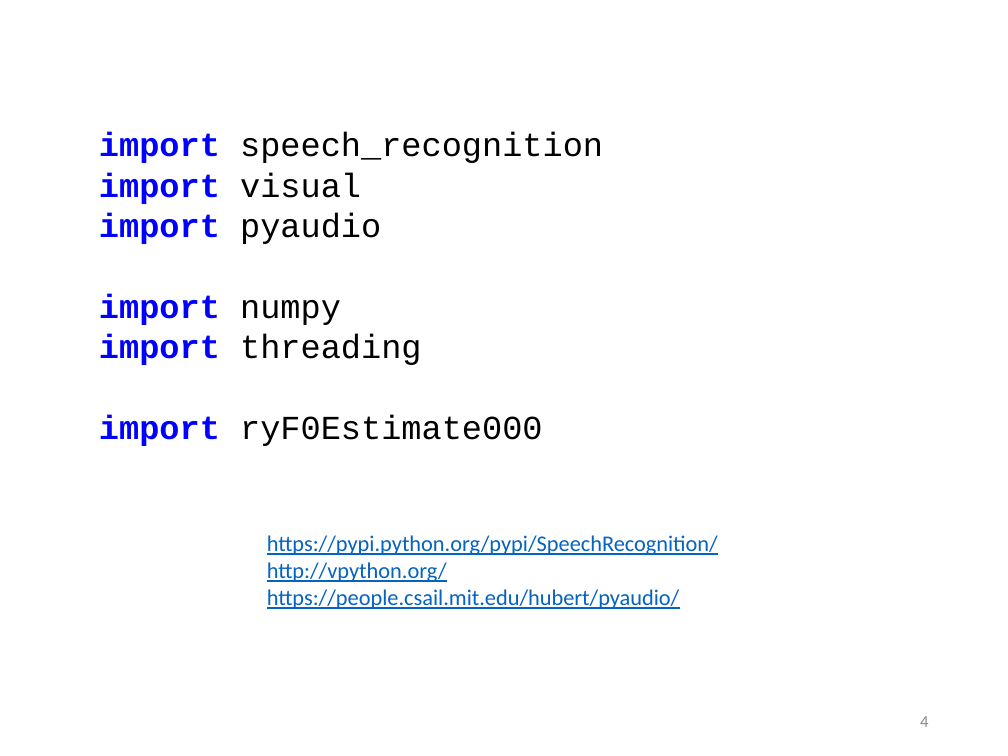
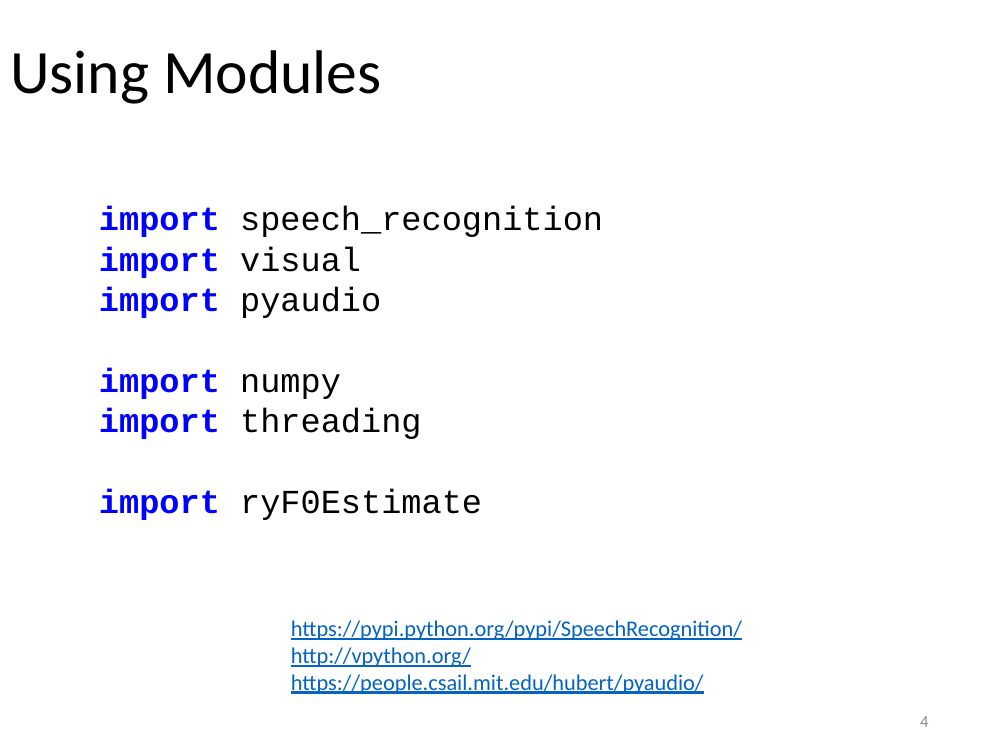
Before and after one commit to renyuanL/multilingualASR, a slide deck: slide 4 of ryMultilingualSongTrans.pptx. Drawn at 1008x756 pixels with LibreOffice and Linux fonts; fonts in the diff are those of the drawing. Boxes give left, top, right and bottom in pixels: in the first picture for what was removed or moved away, otherwise in the second. Text is boxed around its words. In the diff, an @@ line names an element or a change of style, - is before the commit and + after.

```diff
--- a/ryMultilingualSongTrans.pptx
+++ b/ryMultilingualSongTrans.pptx
@@ title added at bbox=[10, 50, 382, 104], 44 pt, text #000000 @@
+Using Modules
@@ text "import speech_recognition": place and size @@
-text "import speech_recognition" at bbox=[99, 132, 603, 446]
+text "import speech_recognition" at bbox=[99, 206, 603, 520]
@@ text at bbox=[99, 488, 482, 520]: text changed @@
-import ryF0Estimate000
+import ryF0Estimate
@@ text "https://pypi.python.org/pypi/SpeechRecognition/": place and size @@
-text "https://pypi.python.org/pypi/SpeechRecognition/" at bbox=[267, 535, 718, 609]
+text "https://pypi.python.org/pypi/SpeechRecognition/" at bbox=[291, 620, 742, 694]
```
Also in this commit, not shown: 5 other slides changed, 3 slides added, 3 other files.
